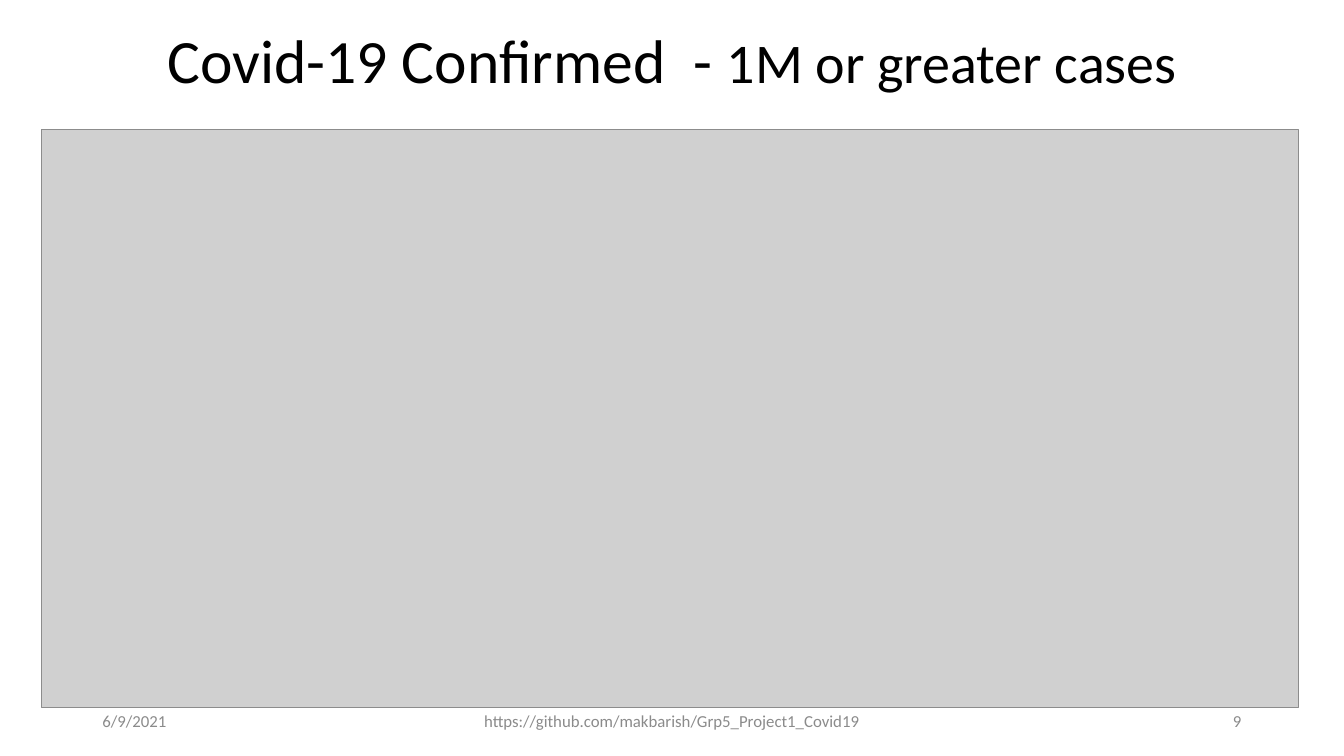
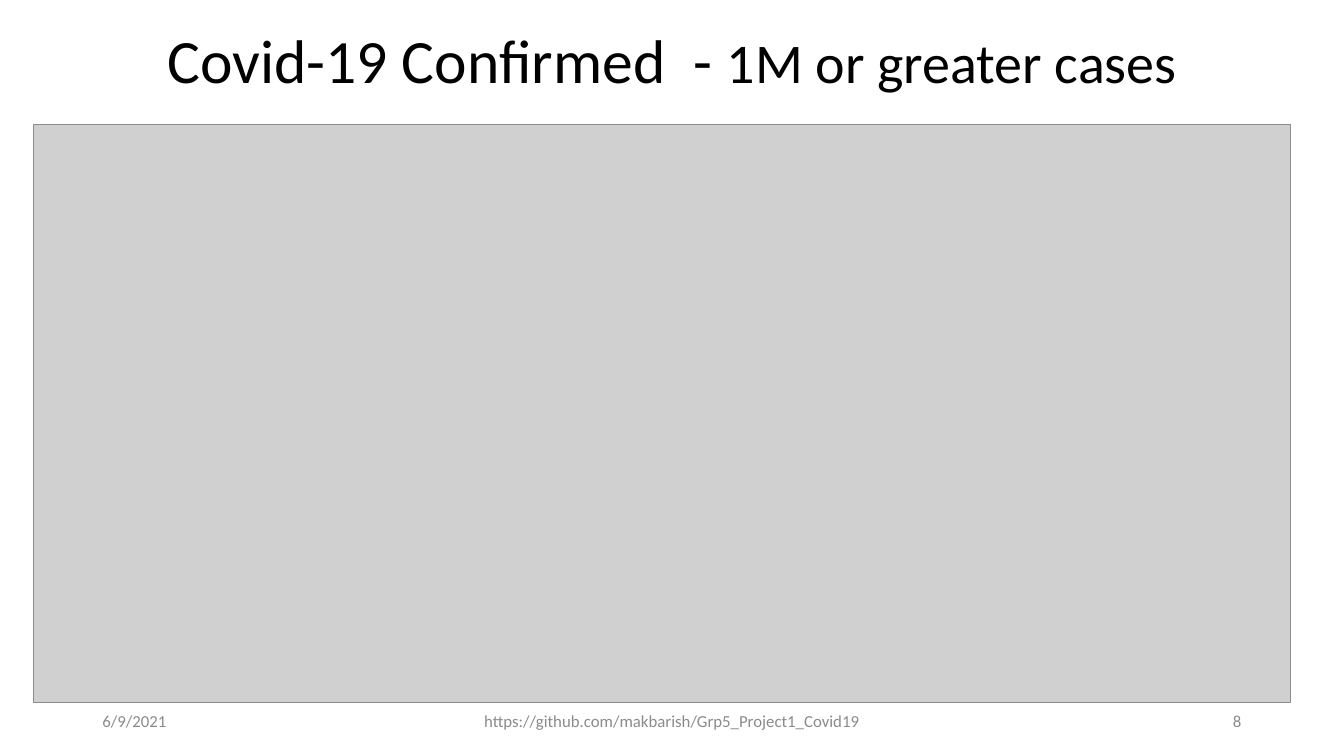
Before and after one commit to makbarish/Grp5_Project1_Covid19, a slide deck: slide 8 of Clay/Novel_Corona_Virus_2019_v3.pptx (slide 9 before the commit). Drawn at 1344x756 pixels with LibreOffice and Linux fonts; fonts in the diff are those of the drawing; grey boxes stand for pictures. Boxes give left, top, right and bottom in pixels: in the first picture for what was removed or moved away, otherwise in the second. Text is boxed around its words. In the diff, an @@ line names an element or a change of style, - is before the commit and + after.

```diff
--- a/Clay/Novel_Corona_Virus_2019_v3.pptx
+++ b/Clay/Novel_Corona_Virus_2019_v3.pptx
@@ picture: place and size @@
-picture at (41,130,1299,708)
+picture at (33,125,1291,703)
@@ page number at (1233,715,1241,727): text changed @@
-9
+8
```
Also in this commit, not shown: 6 other slides changed, 2 slides added, 7 other files.
